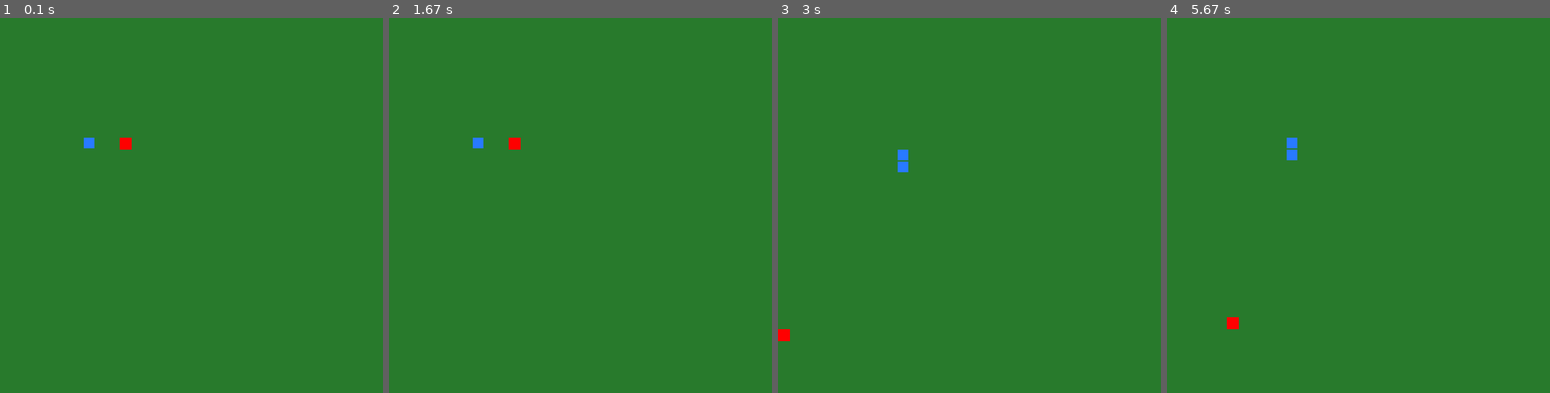
Above: before the commit, frames 1-4 (left to right).
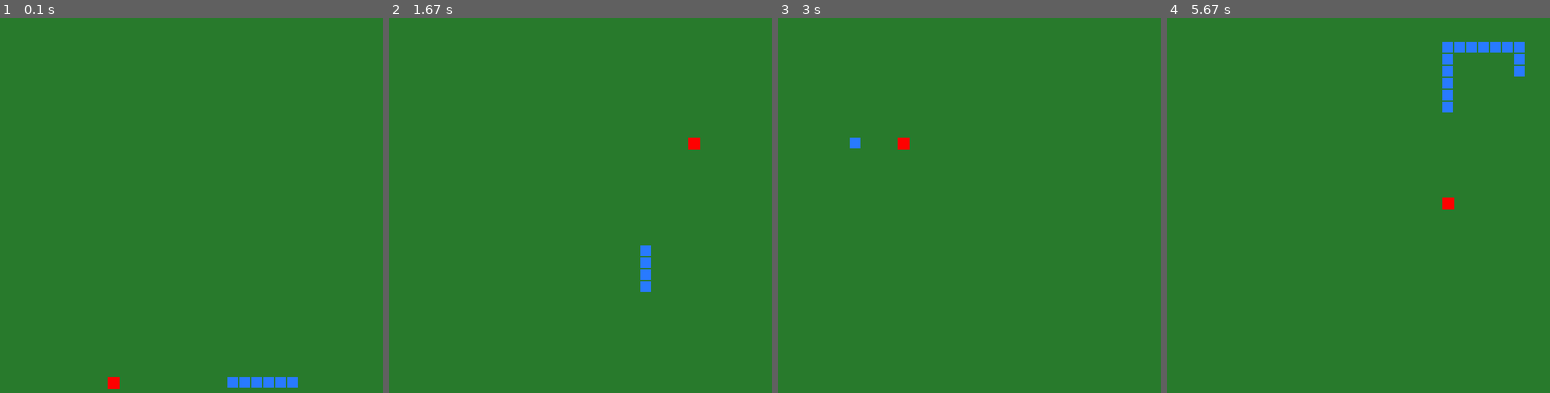
Above: after the commit, the same moments.

Repository: jessetoiber/snAIk
Game: pygame game, started from snaik.py
Same seed, same stepped clock (60 frames per second), same inputs: the game is played once before the commit and once after it.
Inputs:
- Up to frame 1 (0.1 s): no input
- Up to frame 2 (1.67 s): tap Space at 0.33, 0.73, 1.03, 1.23, 1.57 s
- Up to frame 3 (3 s): tap Space at 1.87, 2.07, 2.37, 2.63, 2.97 s
- Up to frame 4 (5.67 s): tap Space at 3.27, 3.4, 3.8, 4.1, 4.47, 4.87, 5.17, 5.37 s

The runs differ from the first frame. In frame 1, 0.8% of the frame differs, in the area x 21-78%, y 31-99%; in frame 2, 0.6%; in frame 3, 0.4%; in frame 4, 1.5%, in the area x 15-94%, y 6-83%.

Commit message:
Refactored a bit, broke apart into 3 files

Diff:
--- /dev/null
+++ b/game_engine.py
@@ -0,0 +1,84 @@
+from models import *
+
+class SnakeEngine:
+    __ignore_conflict_moves = False
+    def __init__(self):
+        self.restart()
+
+    def restart(self):
+        self.state = GameState()
+        self.snake_still_alive = True
+
+    def execute_game_tick(self):
+        # remember old tail details incase we reach goal
+        old_tail = self.state.snake.tail.val
+        old_tail_copy = SnakeSegment(old_tail.coords, old_tail.is_head)
+
+        self.move_snake_segments()
+
+        did_snake_collide = self.check_if_collision_occured()
+        if did_snake_collide:
+            self.snake_still_alive = False
+
+        did_snake_reach_goal = self.check_if_goal_reached()
+        if did_snake_reach_goal:
+            self.state.score += 100
+            self.state.snake.add(old_tail_copy)
+            self.place_new_goal()
+
+        #self.state.print()
+
+    def set_head_direction(self, direction):
+        if direction is not None:
+            if not self.__ignore_conflict_moves or not Direction.is_death_combo(self.state.head_direction, direction):
+                self.state.head_direction = direction
+
+    def move_snake_segments(self):
+        cur = self.state.snake.head
+        prev_copy = SnakeSegment((cur.val.coords[0], cur.val.coords[1]), True)
+        cur.val.move(self.state.head_direction)
+        cur = cur.next
+        while cur is not None:
+            (prev_x, prev_y) = prev_copy.coords
+            (x, y) = cur.val.coords
+            prev_copy = SnakeSegment((cur.val.coords[0], cur.val.coords[1]), True)
+            cur.val.move(self.get_relative_direction(prev_x, prev_y, x, y))
+            cur = cur.next
+
+    def get_relative_direction(self, prev_x, prev_y, x, y):
+        if prev_x < x:
+            return Direction.LEFT
+        if prev_x > x:
+            return Direction.RIGHT
+        if prev_y < y:
+            return Direction.UP
+        if prev_y > y:
+            return Direction.DOWN
+
+    def check_if_collision_occured(self):
+        (head_x, head_y) = self.state.snake.head.val.coords
+        if (head_x < 0 or head_x >= 32) or (head_y < 0 or head_y >= 32):
+            return True
+        else:
+            cur = self.state.snake.head.next
+            while cur is not None:
+                snake_segment = cur.val
+                if (head_x, head_y) == cur.val.coords:
+                    return True
+                cur = cur.next
+
+        return False
+
+    def check_if_goal_reached(self):
+        return self.state.snake.head.val.coords == self.state.goal
+
+    def place_new_goal(self):
+        snake_arr = self.state.snake.as_array()
+        while True:
+            (x, y) = (random.randrange(32), random.randrange(32))
+            for i in range(len(snake_arr)):
+                snake_segment_coords = snake_arr[i].coords
+                if (x, y) == snake_segment_coords:
+                    continue
+            break
+        self.state.goal = (x, y)
--- a/models.py
+++ b/models.py
@@ -48,8 +48,6 @@
             case Direction.LEFT:
                 self.coords = (x-1, y)
 
-
-
 class GameState:
     def __init__(self):
         self.score = 0
@@ -78,91 +76,6 @@
 
         print(DataFrame(grid))
 
-
-class SnakeEngine:
-    __ignore_conflict_moves = False
-    def __init__(self):
-        self.restart()
-
-    def restart(self):
-        self.state = GameState()
-        self.running = True
-
-    def execute_game_tick(self):
-        # remember old tail details incase we reach goal
-        old_tail = self.state.snake.tail.val
-        old_tail_copy = SnakeSegment(old_tail.coords, old_tail.is_head)
-
-        self.move_snake_segments()
-
-        did_snake_collide = self.check_if_collision_occured()
-        if did_snake_collide:
-            self.running = False
-
-        did_snake_reach_goal = self.check_if_goal_reached()
-        if did_snake_reach_goal:
-            self.state.score += 100
-            self.state.snake.add(old_tail_copy)
-            self.place_new_goal()
-
-        #self.state.print()
-
-    def set_head_direction(self, direction):
-        if direction is not None:
-            if not self.__ignore_conflict_moves or not Direction.is_death_combo(self.state.head_direction, direction):
-                self.state.head_direction = direction
-
-    def move_snake_segments(self):
-        cur = self.state.snake.head
-        prev_copy = SnakeSegment((cur.val.coords[0], cur.val.coords[1]), True)
-        cur.val.move(self.state.head_direction)
-        cur = cur.next
-        while cur is not None:
-            (prev_x, prev_y) = prev_copy.coords
-            (x, y) = cur.val.coords
-            prev_copy = SnakeSegment((cur.val.coords[0], cur.val.coords[1]), True)
-            cur.val.move(self.get_relative_direction(prev_x, prev_y, x, y))
-            cur = cur.next
-
-    def get_relative_direction(self, prev_x, prev_y, x, y):
-        if prev_x < x:
-            return Direction.LEFT
-        if prev_x > x:
-            return Direction.RIGHT
-        if prev_y < y:
-            return Direction.UP
-        if prev_y > y:
-            return Direction.DOWN
-
-    def check_if_collision_occured(self):
-        (head_x, head_y) = self.state.snake.head.val.coords
-        if (head_x < 0 or head_x >= 32) or (head_y < 0 or head_y >= 32):
-            return True
-        else:
-            cur = self.state.snake.head.next
-            while cur is not None:
-                snake_segment = cur.val
-                if (head_x, head_y) == cur.val.coords:
-                    return True
-                cur = cur.next
-
-        return False
-
-    def check_if_goal_reached(self):
-        return self.state.snake.head.val.coords == self.state.goal
-
-    def place_new_goal(self):
-        snake_arr = self.state.snake.as_array()
-        while True:
-            (x, y) = (random.randrange(32), random.randrange(32))
-            for i in range(len(snake_arr)):
-                snake_segment_coords = snake_arr[i].coords
-                if (x, y) == snake_segment_coords:
-                    continue
-            break
-        self.state.goal = (x, y)
-
-
 class TileType(Enum):
     SNAKE_HEAD = 1
     SNAKE_BODY = 2
--- a/snaik.py
+++ b/snaik.py
@@ -2,25 +2,32 @@
 from pandas import *
 import pygame
 from models import *
-
-
-######################################################################
-# global graphic constants
+from game_engine import *
+
+
+## GLOBAL CONSTANTS
+
+# graphic constants
 EMPTY_COLOR = (40, 122, 44)
 GOAL_COLOR = (255, 0, 0)
 SNAKE_HEAD_COLOR = (40, 122, 255)
 SNAKE_BODY_COLOR = (40, 255, 44)
-
+RESTART_TXT_COLOR = (255, 255, 255)
+SCREEN_WIDTH = SCREEN_HEIGHT = 576
 left_px_const = 18
 top_px_const = 18
+#
 
 # game constants
-tick_rate_seconds = .05
+tick_rate_seconds = .001
+#
 
 # decision making weightings
 towards_goal = 100
 not_die = 1000
-
+#
+
+## END GLOBAL CONSTANTS
 
 def get_rect_full(l, t):
     return (l*top_px_const, t*left_px_const, top_px_const, left_px_const)
@@ -34,12 +41,12 @@
 def check_if_key_pressed(key):
     return pygame.key.get_pressed()[key]
 
-def draw_screen(screen):
+def draw_screen(screen, gamestate):
     for i in range(32):
         for j in range(32):
             pygame.draw.rect(screen, EMPTY_COLOR, get_rect_full(i, j))
 
-    snake = snake_game_engine.state.snake.as_array()
+    snake = gamestate.snake.as_array()
     for i in range(len(snake)):
         snake_segment = snake[i]
         color = None
@@ -52,12 +59,18 @@
         pygame.draw.rect(screen, color, get_rect(l, t))
 
 
-    (l, t) = snake_game_engine.state.goal
+    (l, t) = gamestate.goal
     pygame.draw.rect(screen, GOAL_COLOR, get_rect_full(l, t))
-
-    # Flip the display
     pygame.display.flip()
 
+def display_restart_game_text(screen):
+    font = pygame.font.SysFont('Courier', 30)
+    text_surface = font.render("  Press <spacebar> to restart  ", True, (0, 0, 0))
+    screen.blit(text_surface, (0, 0))
+    pygame.display.flip()
+
+
+# can be used if you want to play the game via WASD keyboard input
 def get_direction_from_user_input():
     keys = pygame.key.get_pressed()
     if keys[pygame.K_a]:
@@ -71,11 +84,8 @@
     else:
         return None
 
+# use as the next move function to demo the "always win" cheese
 def always_win(x,y):
-    # if x == 0:
-    #     return Direction.DOWN
-    # if y == 0:
-    #     return Direction.LEFT
     if y == 31:
         if x % 2 == 0:
             return Direction.RIGHT
@@ -146,9 +156,6 @@
 
     # not die is good
 
-    # if not any(move_map[direction] > 0 for direction in Direction.ALL_DIRECTIONS):
-    #     move_map[random.choice(Direction.ALL_DIRECTIONS)] += 10
-
     # if the death move, bad move
     for potential_dir in Direction.ALL_DIRECTIONS:
         if (potential_dir | current_direction) in Direction.DEATH_INPUT_COMBOS:
@@ -176,37 +183,58 @@
 
     return max_dir
 ## $$ ##
-###################################################
-
+
+# moves the board exactly one move. return False if user quits the game
+def run_single_game_move(engine):
+
+    # close window to stop this program
+    end_game = check_if_event_occured(pygame.QUIT)
+    if end_game:
+        return True
+
+    # spacebar key to reset the game
+    if check_if_key_pressed(pygame.K_SPACE):
+        engine.restart()
+
+    # control how the sname decides next move
+    # eg1) move_direction = get_direction_from_user_input()
+    # eg2) move_direction = always_win(snake_game_engine.state.goal[0], snake_game_engine.state.goal[1])
+    move_direction = get_direction_by_thinking(engine.state.head_direction, engine.state.snake.as_array(), engine.state.goal[0], engine.state.goal[1])
+    engine.set_head_direction(move_direction)
+    engine.execute_game_tick()
+
+
+def run_snake_game():
+    snake_game_engine = SnakeEngine()
+    screen = init_game_window()
+
+    # Run until the user asks to quit
+    while True:
+        # if user closed game window
+        if check_if_event_occured(pygame.QUIT):
+            break
+
+        # spacebar key to reset the game
+        if check_if_key_pressed(pygame.K_SPACE):
+            snake_game_engine.restart()
+
+        if not snake_game_engine.snake_still_alive:
+            display_restart_game_text(screen)
+        else:
+            run_single_game_move(snake_game_engine)
+            draw_screen(screen, snake_game_engine.state)
+
+        time.sleep(tick_rate_seconds)
+
+    pygame.quit()
+
+def init_game_window():
+    pygame.init()
+    pygame.font.init()
+    pygame.display.set_caption("SNaiK: he just wants to be real.")
+    return pygame.display.set_mode([SCREEN_HEIGHT, SCREEN_WIDTH])
 
 
 # script start entry point below
 if __name__ == '__main__':
-
-    # Set up the drawing window
-    pygame.init()
-
-    screen = pygame.display.set_mode([576, 576])
-    pygame.display.set_caption("SNaiK")
-    snake_game_engine = SnakeEngine()
-
-    # Run until the user asks to quit
-    user_exited = False
-    while not user_exited:
-
-        if check_if_event_occured(pygame.QUIT):
-            user_exited = True
-
-        if check_if_key_pressed(pygame.K_SPACE):
-            snake_game_engine.restart()
-
-        # set next move here
-        if snake_game_engine.running:
-            snake_game_engine.set_head_direction(get_direction_by_thinking(snake_game_engine.state.head_direction, snake_game_engine.state.snake.as_array(), snake_game_engine.state.goal[0], snake_game_engine.state.goal[1]))
-            snake_game_engine.execute_game_tick()
-            draw_screen(screen)
-
-        time.sleep(tick_rate_seconds)
-
-    # Done! Time to quit.
-    pygame.quit()
+    run_snake_game()
